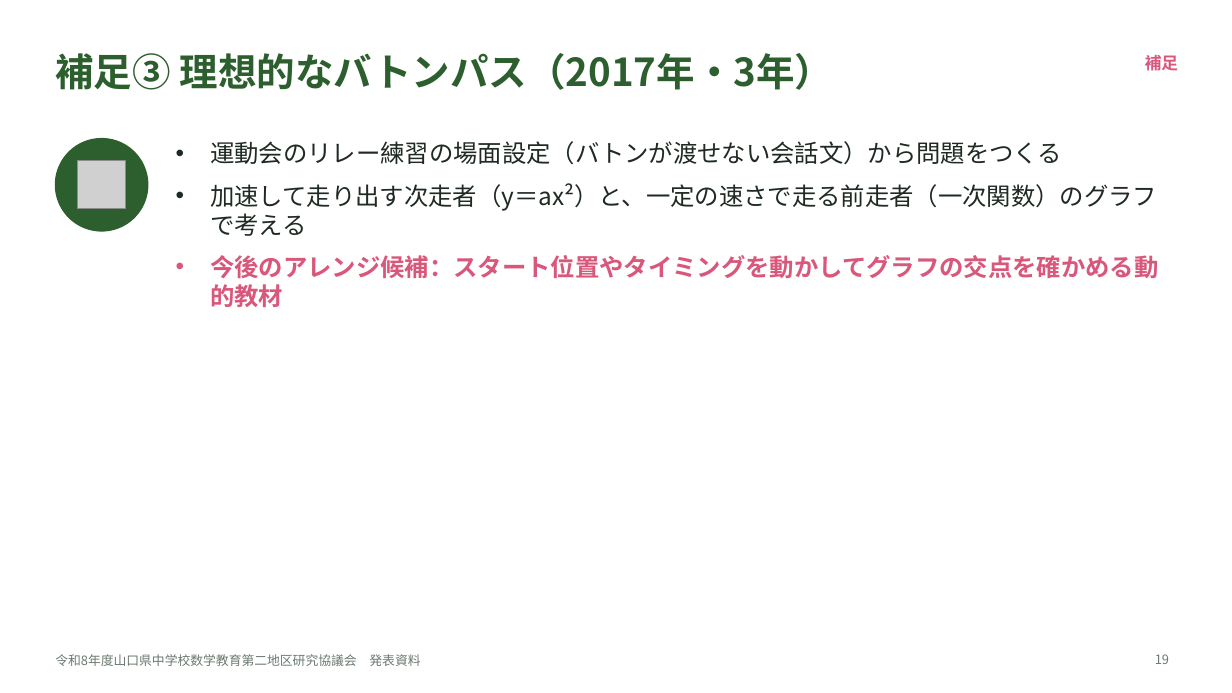
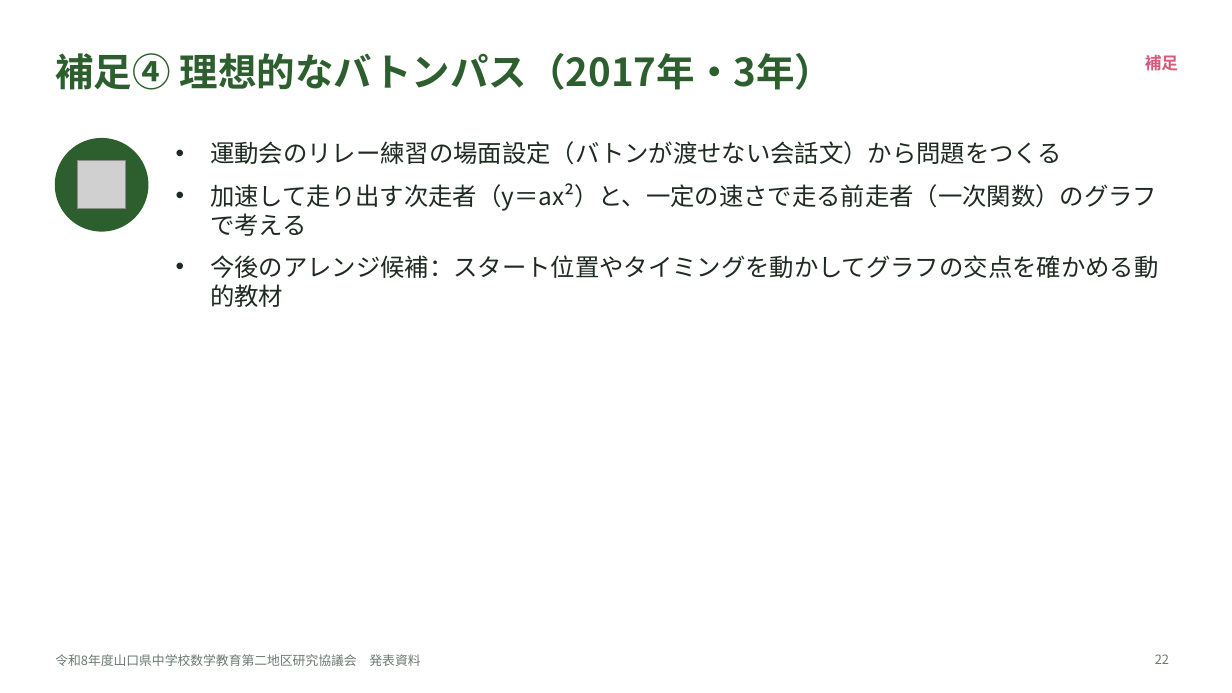
Before and after one commit to margiela14th-sudo/my-ai-project, a slide deck: slide 22 of 07_完成資料/県大会発表_生成AI授業再構築.pptx (slide 19 before the commit). Drawn at 1232x693 pixels with LibreOffice and Linux fonts; fonts in the diff are those of the drawing; grey boxes stand for pictures. Boxes give left, top, right and bottom in pixels: in the first picture for what was removed or moved away, otherwise in the second. Text is boxed around its words. In the diff, an @@ line names an element or a change of style, - is before the commit and + after.

```diff
--- a/07_完成資料/県大会発表_生成AI授業再構築.pptx
+++ b/07_完成資料/県大会発表_生成AI授業再構築.pptx
@@ title at bbox=[55, 53, 834, 90]: text changed @@
-補足③ 理想的なバトンパス（2017年・3年）
+補足④ 理想的なバトンパス（2017年・3年）
@@ text at bbox=[210, 255, 1158, 307]: text colour #D9577A to #1E2A22, bold off in "今後のアレンジ候補：スタート位置やタイミングを動かしてグラフの交点を確かめる動的教材" @@
@@ page number at bbox=[1155, 654, 1169, 664]: text changed @@
-19
+22
```
Also in this commit, not shown: 13 other slides changed, 6 slides added, 3 slides removed, 14 other files.
